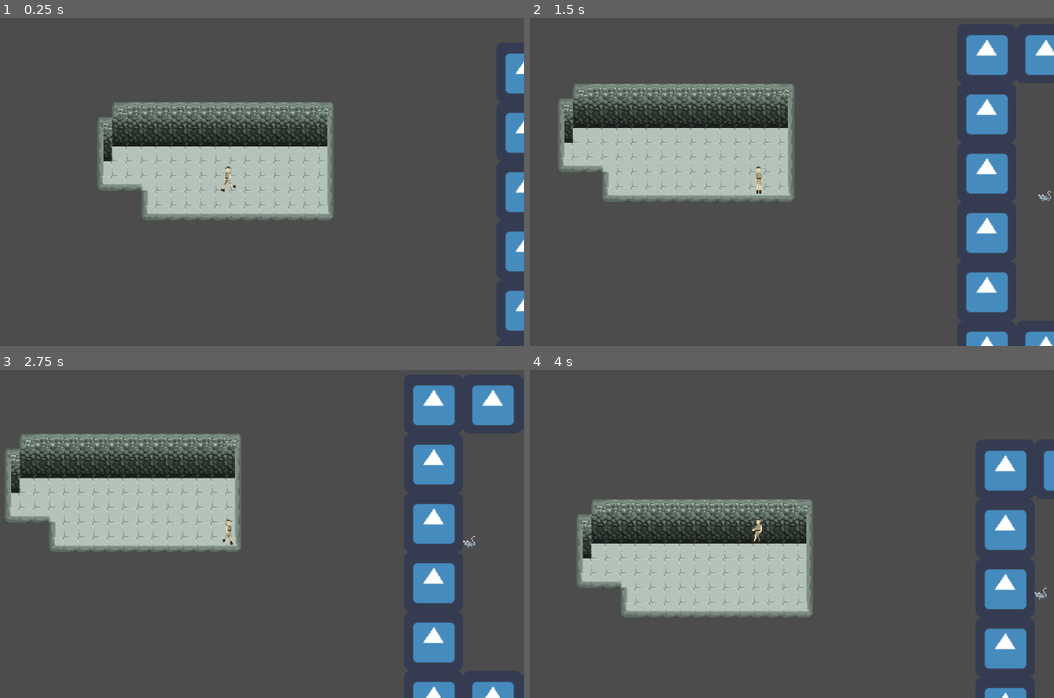
Above: before the commit, frames 1-4 (two rows, left to right).
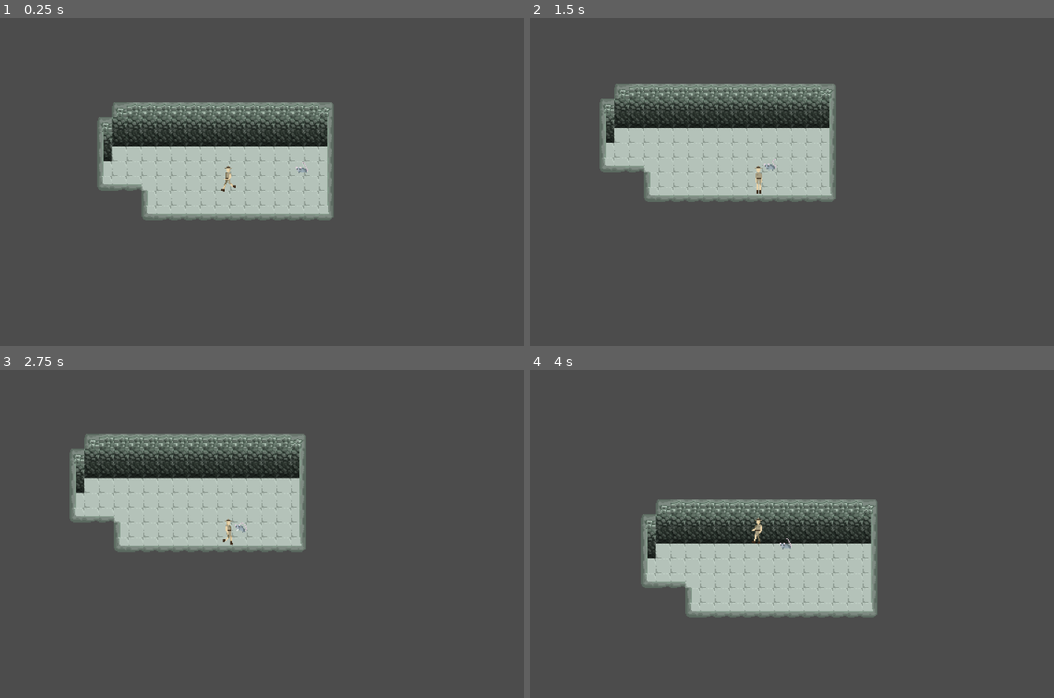
Above: after the commit, the same moments.

Repository: mirogon/Archaeology
Game: Godot game, scene res://Scenes/Main.tscn
Same seed, same stepped clock (60 frames per second), same inputs: the game is played once before the commit and once after it. The engine's default icon, where the game draws it, is replaced by a stand-in: a white triangle on a blue panel in a dark square.
Inputs:
- Up to frame 1 (0.25 s): no input
- Up to frame 2 (1.5 s): tap Enter at 0.5 s; hold Right (ui_right) 0.53-1.28 s; hold Down (ui_down) from 1.28 s (still down)
- Up to frame 3 (2.75 s): release Down (ui_down) at 2.03 s; hold Right (ui_right) from 2.03 s (still down)
- Up to frame 4 (4 s): tap Space at 2.75 s; release Right (ui_right) at 2.78 s; hold Up (ui_up) 2.78-3.53 s; hold Left (ui_left) from 3.53 s (still down)

The runs differ from the first frame. In frame 1, 2.2% of the frame differs, in the area x 56-100%, y 10-96%; in frame 2, 15%; in frame 3, 18%, in the area x 0-99%, y 4-100%; in frame 4, 15%.

Commit message:
HealthSystem

Diff:
--- /dev/null
+++ b/HealthSystem.gd
@@ -0,0 +1,19 @@
+extends Node
+
+class_name HealthSystem
+
+signal died
+signal took_damage(new_health)
+
+export var max_health: int = 100
+var current_health
+
+func _ready():
+	current_health = max_health
+
+func take_damage(damage: int):
+	current_health -= damage
+	if(current_health < 0):
+		current_health = 0
+		emit_signal("died")
+	emit_signal("took damage", current_health)
--- /dev/null
+++ b/Scenes/HealthSystem.tscn
@@ -0,0 +1,6 @@
+[gd_scene load_steps=2 format=2]
+
+[ext_resource path="res://HealthSystem.gd" type="Script" id=1]
+
+[node name="HealthSystem" type="Node"]
+script = ExtResource( 1 )
--- a/Scenes/Main.tscn
+++ b/Scenes/Main.tscn
@@ -1,16 +1,14 @@
-[gd_scene load_steps=5 format=2]
+[gd_scene load_steps=4 format=2]
 
 [ext_resource path="res://Scenes/Player.tscn" type="PackedScene" id=1]
-[ext_resource path="res://Scenes/Test.tscn" type="PackedScene" id=2]
 [ext_resource path="res://Scenes/Room.tscn" type="PackedScene" id=3]
 [ext_resource path="res://Scenes/Rat.tscn" type="PackedScene" id=4]
 
 [node name="Main" type="Node2D"]
-
-[node name="TestMap" parent="." instance=ExtResource( 2 )]
 
 [node name="Room" parent="." instance=ExtResource( 3 )]
 
 [node name="Player" parent="." instance=ExtResource( 1 )]
 
 [node name="Rat" parent="." instance=ExtResource( 4 )]
+position = Vector2( -386, -62 )
--- a/Scenes/Player.tscn
+++ b/Scenes/Player.tscn
@@ -1,7 +1,8 @@
-[gd_scene load_steps=23 format=2]
+[gd_scene load_steps=24 format=2]
 
 [ext_resource path="res://Asstes/Character/Character_WalkC.png" type="Texture" id=1]
 [ext_resource path="res://Scripts/Player.gd" type="Script" id=2]
+[ext_resource path="res://Scenes/HealthSystem.tscn" type="PackedScene" id=3]
 
 [sub_resource type="RectangleShape2D" id=21]
 extents = Vector2( 6, 14.5 )
@@ -116,5 +117,9 @@
 [node name="AnimatedSprite" type="AnimatedSprite" parent="."]
 frames = SubResource( 26 )
 animation = "Walk_Left"
-frame = 4
 playing = true
+
+[node name="HealthSystem" parent="." instance=ExtResource( 3 )]
+max_health = 100
+
+[connection signal="died" from="HealthSystem" to="." method="_on_HealthSystem_died"]
--- a/Scenes/Rat.tscn
+++ b/Scenes/Rat.tscn
@@ -71,7 +71,6 @@
 [node name="AnimatedSprite" type="AnimatedSprite" parent="."]
 frames = SubResource( 67 )
 animation = "Rat_Walk"
-frame = 2
 playing = true
 
 [node name="CollisionShape2D" type="CollisionShape2D" parent="."]
--- a/Scripts/Player.gd
+++ b/Scripts/Player.gd
@@ -1,4 +1,6 @@
 extends KinematicBody2D
+
+class_name Player
 
 export var movementSpeed = 100
 
@@ -61,3 +63,8 @@
 func _process(delta):
 	#self.position += movement() * delta * movementSpeed
 	pass
+
+
+func _on_HealthSystem_died():
+	#print("PLAYER DIED!")
+	pass
--- a/Scripts/Rat.gd
+++ b/Scripts/Rat.gd
@@ -18,6 +18,8 @@
 			$AnimatedSprite.flip_h = true
 	else:
 		$AnimatedSprite.animation = "Rat_Atk"
+		var player_health_system = player.get_node("HealthSystem") as HealthSystem
+		player_health_system.take_damage(100)
 
 func _process(delta):
 	pass
--- a/project.godot
+++ b/project.godot
@@ -7,6 +7,22 @@
 ;   param=value ; assign values to parameters
 
 config_version=4
+
+_global_script_classes=[ {
+"base": "Node",
+"class": "HealthSystem",
+"language": "GDScript",
+"path": "res://HealthSystem.gd"
+}, {
+"base": "KinematicBody2D",
+"class": "Player",
+"language": "GDScript",
+"path": "res://Scripts/Player.gd"
+} ]
+_global_script_class_icons={
+"HealthSystem": "",
+"Player": ""
+}
 
 [application]
 
